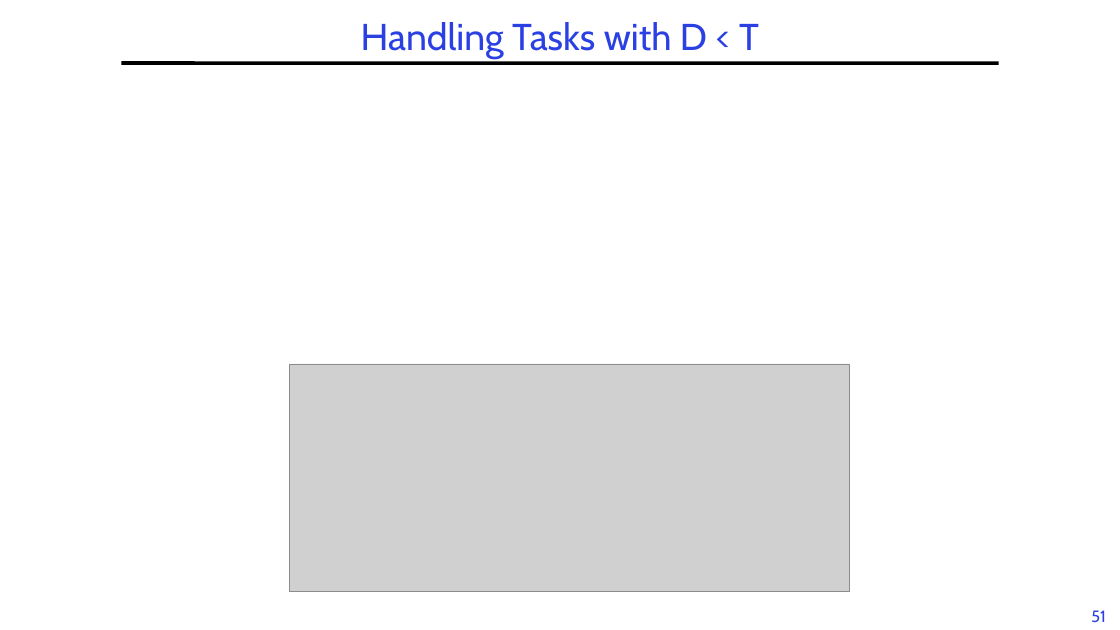
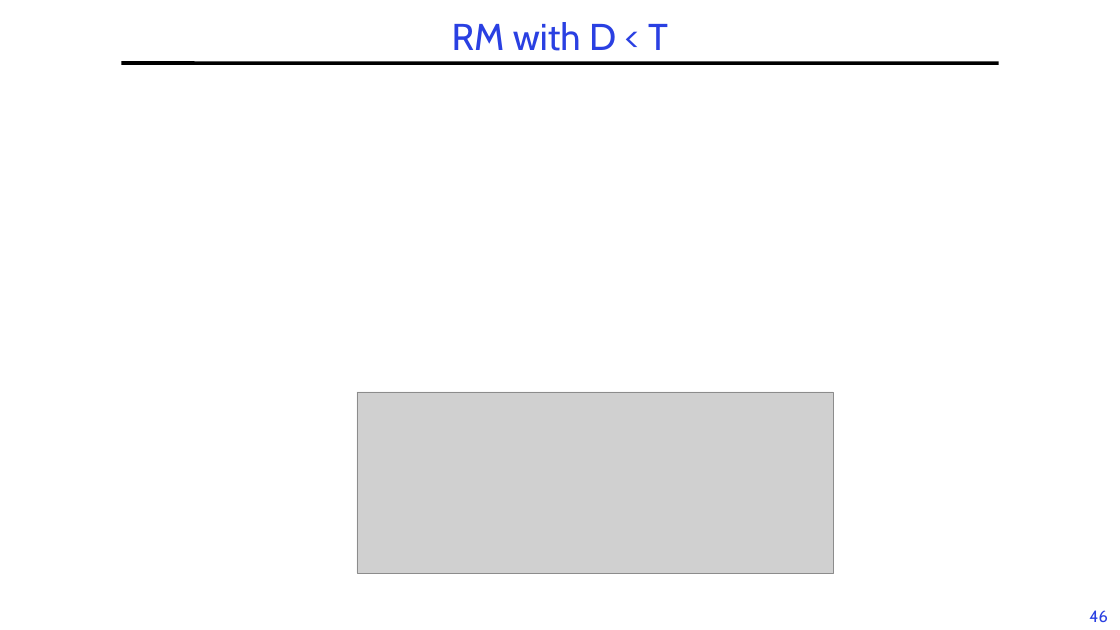
Before and after one commit to guhofstra/CSC256Fa25, a slide deck: slide 46 of PPTs/L6-RTScheduling.pptx (slide 51 before the commit). Drawn at 1120x630 pixels with LibreOffice and Linux fonts; fonts in the diff are those of the drawing; grey boxes stand for pictures. Boxes give left, top, right and bottom in pixels: in the first picture for what was removed or moved away, otherwise in the second. Text is boxed around its words. In the diff, an @@ line names an element or a change of style, - is before the commit and + after.

```diff
--- a/PPTs/L6-RTScheduling.pptx
+++ b/PPTs/L6-RTScheduling.pptx
@@ title at [452,22,668,51]: text changed @@
-Handling Tasks with D < T
+RM with D < T
@@ picture: place and size @@
-picture at [289,364,849,592]
+picture at [357,392,833,573]
@@ page number at [1089,610,1107,622]: text changed @@
-51
+46
```
Also in this commit, not shown: 12 other slides changed, 9 slides added, 4 slides removed, 5 other files.
